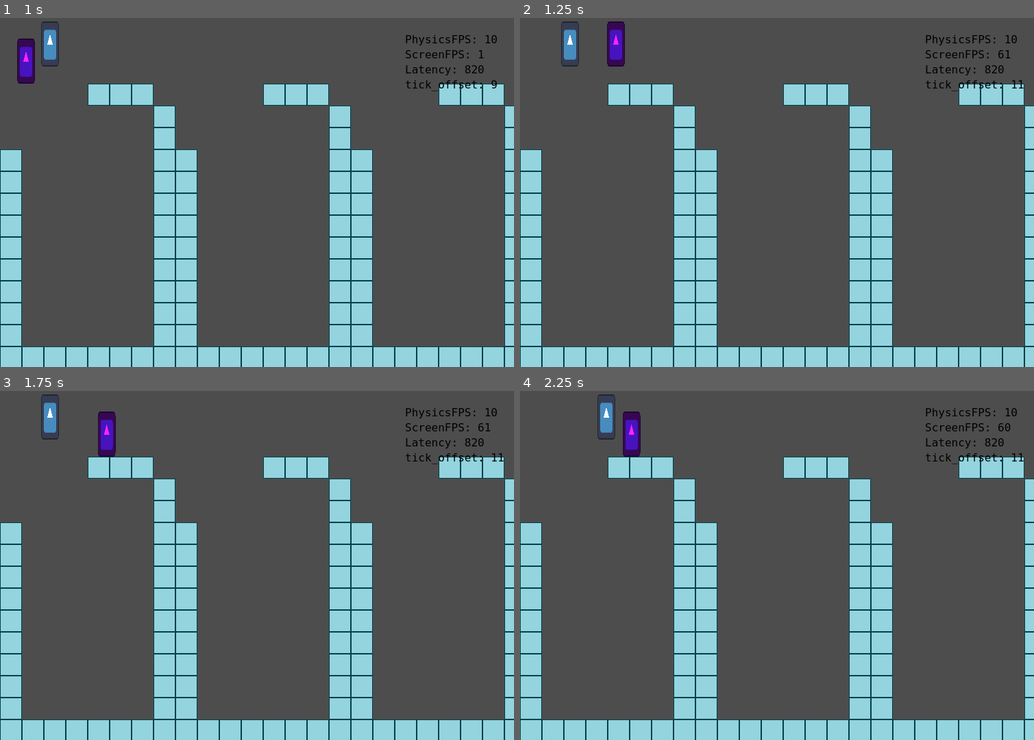
Above: before the commit, frames 1-4 (two rows, left to right).
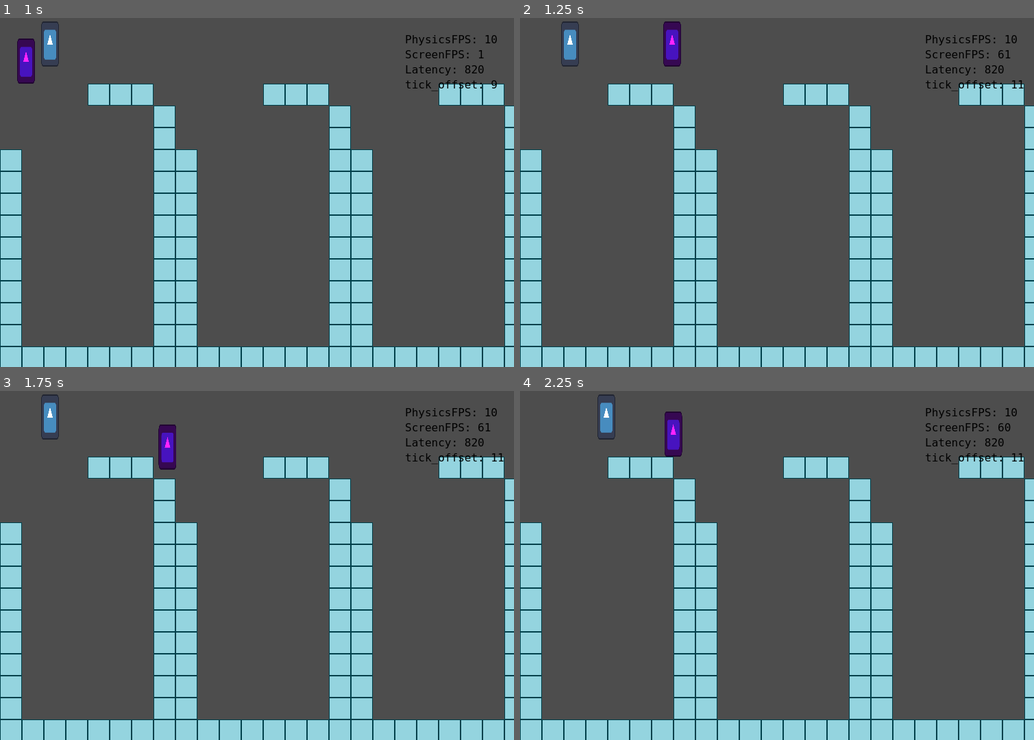
Above: after the commit, the same moments.

Repository: wync-netcode/wync-godot
Game: Godot game, scene res://rooms/lab2/lab2.tscn
Same seed, same stepped clock (60 frames per second), same inputs: the game is played once before the commit and once after it. The engine's default icon, where the game draws it, is replaced by a stand-in: a white triangle on a blue panel in a dark square.
Inputs (mouse positions are in pixels of both pictures, inside the frame that each line leads up to):
- Up to frame 1 (1 s): tap Enter at 0.5 s; move the mouse to (370, 175) at 0.52 s; hold D (p1_right) from 0.53 s (still down); hold E (p1_interact) from 0.53 s (still down)
- Up to frame 2 (1.25 s): keep holding D (p1_right); keep holding E (p1_interact)
- Up to frame 3 (1.75 s): move the mouse to (154, 582) at 1.27 s; release D (p1_right) at 1.28 s; release E (p1_interact) at 1.28 s; hold S (p1_down) from 1.28 s (still down); click (154, 582) at 1.35 s
- Up to frame 4 (2.25 s): move the mouse to (828, 488) at 2.02 s; release S (p1_down) at 2.03 s; hold D (p1_right) from 2.03 s (still down); hold 1 (p1_weapon1) from 2.03 s (still down)

Frame 1 is identical in both runs. In frame 2, 0.9% of the frame differs, in the area x 16-32%, y 0-14%; in frame 3, 0.9%; in frame 4, 0.9%.

Commit message:
feat: smooth UP tick_offset transition

Diff:
--- a/src/network/latency_compensation/sy_net_buffered_inputs.gd
+++ b/src/network/latency_compensation/sy_net_buffered_inputs.gd
@@ -35,3 +35,9 @@
 		# save tick relationship
 
 		co_buffered_inputs.set_tick_predicted(tick_pred, tick_curr)
+
+		# Compensate for UP smooth tick_offset transition
+		# check if previous input is missing -> then duplicate
+
+		if not co_buffered_inputs.get_tick_predicted(tick_pred-1):
+			co_buffered_inputs.set_tick_predicted(tick_pred-1, tick_curr)
--- a/src/network/latency_compensation/sy_net_prediction_ticks.gd
+++ b/src/network/latency_compensation/sy_net_prediction_ticks.gd
@@ -59,6 +59,7 @@
 			if co_predict_data.tick_offset == co_predict_data.tick_offset_prev:
 				co_predict_data.tick_offset -= 1
 			else:
+				# NOTE: Somehow I can't find another way to keep the prev updated
 				co_predict_data.tick_offset_prev = co_predict_data.tick_offset
 
 	co_predict_data.target_tick = max(co_ticks.server_ticks + co_predict_data.tick_offset, co_predict_data.target_tick)
